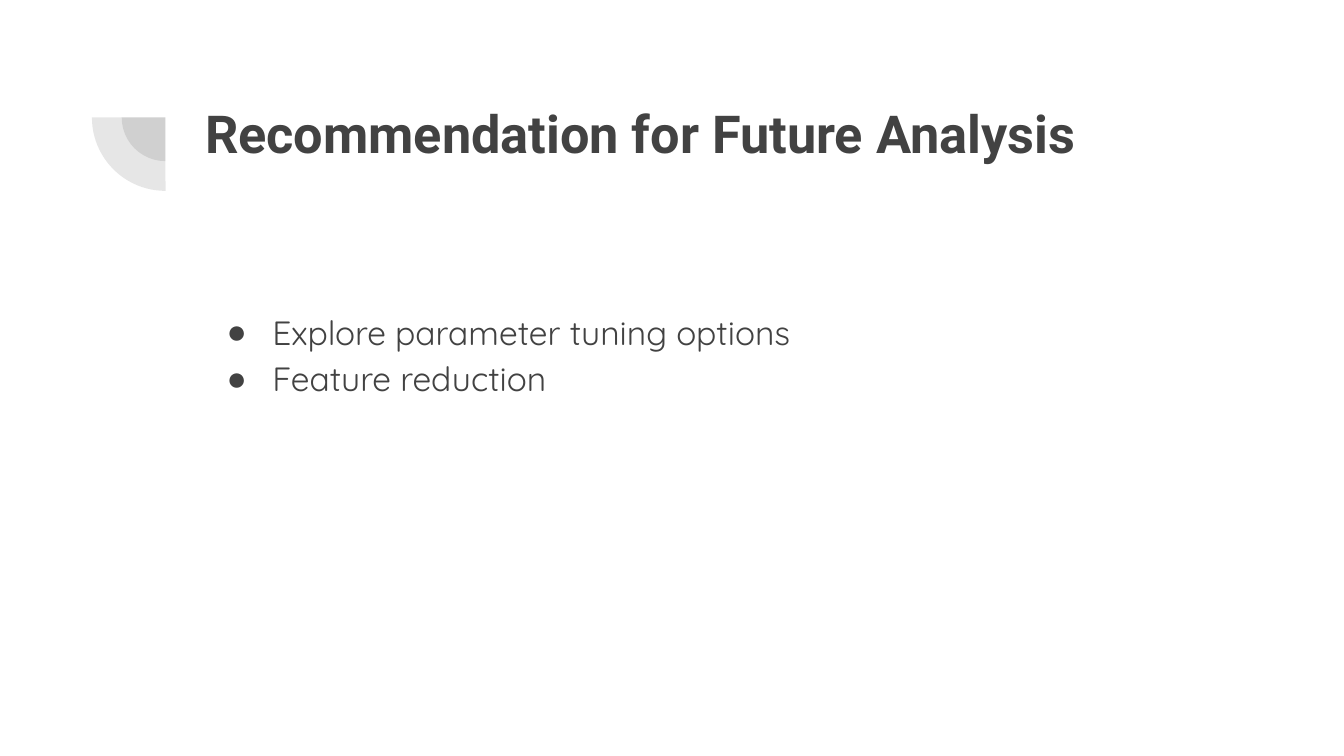
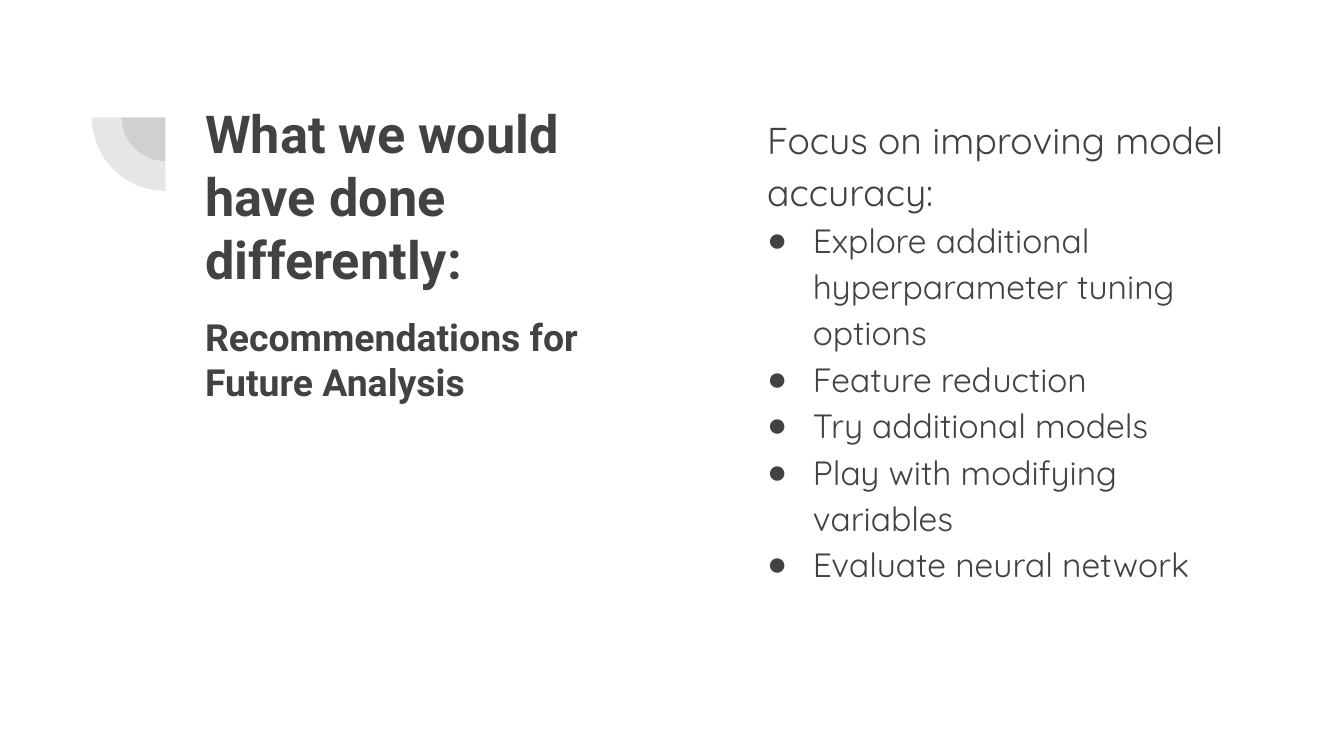
Before and after one commit to lykkelig/Group6_Final_Project, a slide deck: slide 15 of Presentation/Final Project Presentation.pptx (slide 13 before the commit). Drawn at 1344x756 pixels with LibreOffice and Linux fonts; fonts in the diff are those of the drawing. Boxes give left, top, right and bottom in pixels: in the first picture for what was removed or moved away, otherwise in the second. Text is boxed around its words. In the diff, an @@ line names an element or a change of style, - is before the commit and + after.

```diff
--- a/Presentation/Final Project Presentation.pptx
+++ b/Presentation/Final Project Presentation.pptx
@@ title added at <box>192,87,652,380</box>, outline #FFFFFF 0.75 pt, 28 pt, text #424242, bold @@
+What we would have done differently:
@@ title removed at <box>205,113,1075,164</box> @@
-Recommendation for Future Analysis
@@ text "Focus on improving model accuracy:": place and size @@
-text "Focus on improving model accuracy:" at <box>272,320,790,392</box>
+text "Focus on improving model accuracy:" at <box>732,97,1261,665</box>
@@ text "Focus on improving model accuracy:" at <box>732,97,1261,665</box>: outline none to #FFFFFF 0.75 pt @@
@@ text at <box>767,126,1223,352</box>: text changed @@
-● Explore parameter tuning options
+Focus on improving model accuracy:
+● Explore additional hyperparameter tuning options
@@ rectangle added at <box>192,301,652,594</box>, outline #FFFFFF 0.75 pt, 20 pt, text #424242, bold @@
+Recommendations for Future Analysis
@@ text at <box>813,413,1189,578</box>: paragraphs added @@
+● Try additional models
+● Play with modifying variables
+● Evaluate neural network
```
Also in this commit, not shown: 7 other slides changed, 3 slides added, 3 slides removed, 2 other files.
